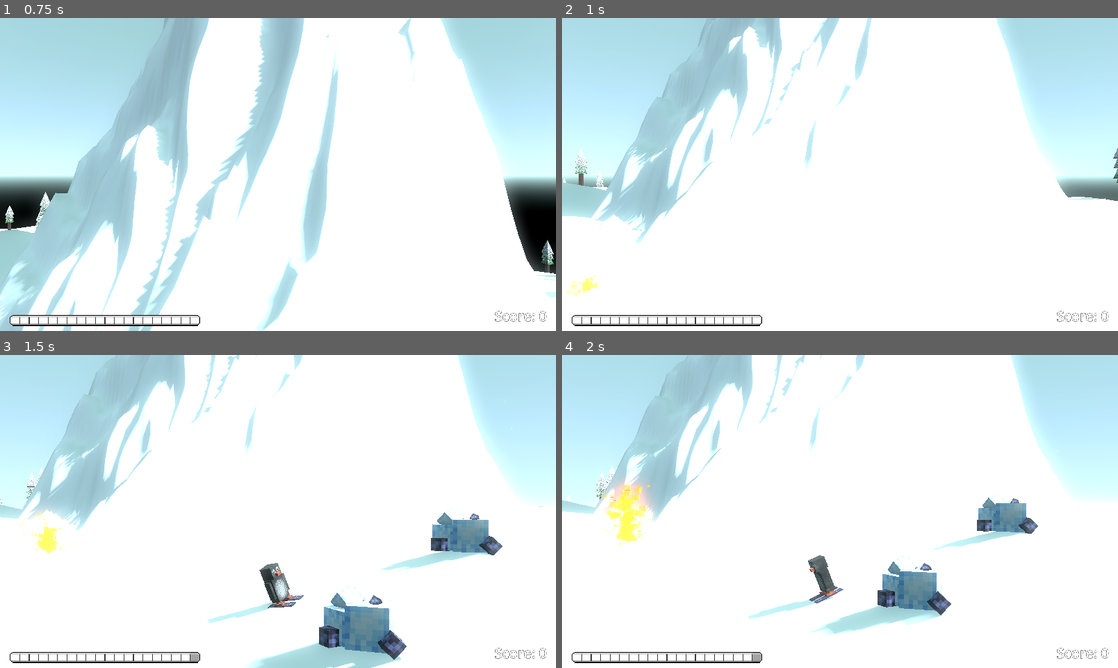
Above: before the commit, frames 1-4 (two rows, left to right).
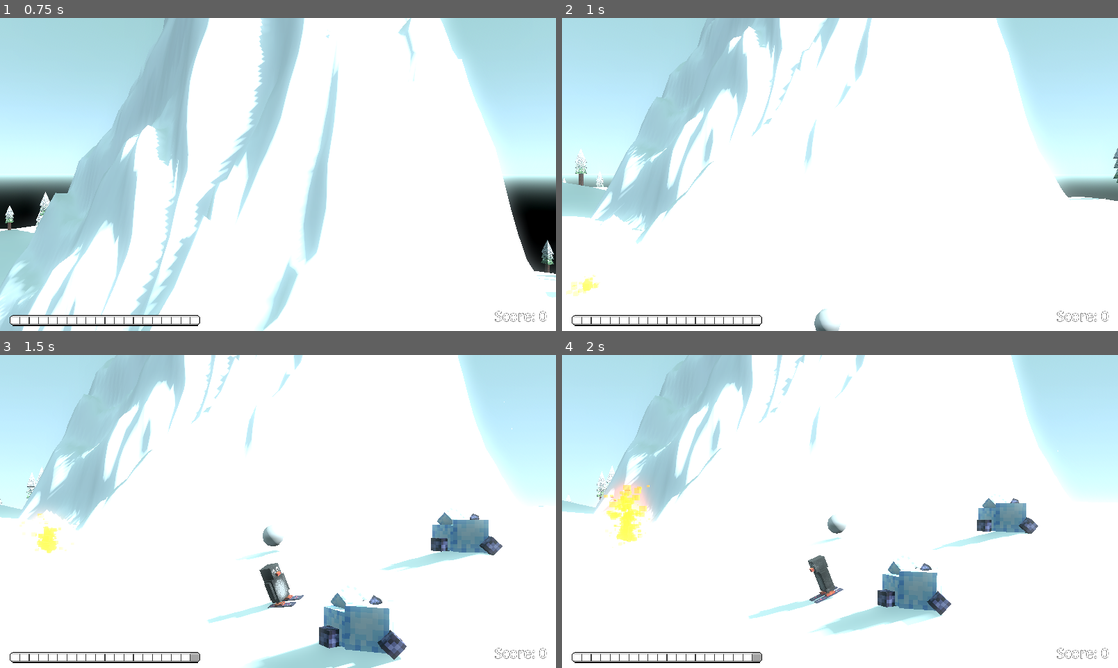
Above: after the commit, the same moments.

Repository: CodingBigTime/pencil-chisel-code-2023
Game: Godot game, scene res://scenes/ui/main_menu.tscn
Two runs of this game, one before a commit and one after it. Both use one fixed random seed, a clock stepped at 60 frames per second and the inputs below.
Inputs (mouse positions are in pixels of both pictures, inside the frame that each line leads up to):
- Up to frame 1 (0.75 s): click (66, 133) at 0.5 s
- Up to frame 2 (1 s): no input
- Up to frame 3 (1.5 s): hold D (right) from 1.28 s (still down); tap Space (boost) at 1.35 s
- Up to frame 4 (2 s): keep holding D (right)

Frame 1 is identical in both runs. In frame 2, 0.2% of the frame differs, in the area x 45-50%, y 92-100%; in frame 3, 0.2%, in the area x 43-90%, y 50-97%; in frame 4, 0.2%.

Commit message:
Add boost collectible.

Diff:
--- a/actors/player.gd
+++ b/actors/player.gd
@@ -33,8 +33,8 @@
 	boost_count_changed.emit(boost_count)
 
 
-func add_boost_count():
-	boost_count += 1
+func add_boost_count(value):
+	boost_count += value
 	boost_count_changed.emit(boost_count)
 
 
--- a/actors/player.tscn
+++ b/actors/player.tscn
@@ -19,7 +19,6 @@
 contact_monitor = true
 can_sleep = false
 script = ExtResource("1_fkmfk")
-starting_boost_count = null
 
 [node name="Area3D" type="Area3D" parent="."]
 
--- /dev/null
+++ b/objects/boost.gd
@@ -0,0 +1,9 @@
+extends Node3D
+
+const BOOST_VALUE = 3
+
+
+func _on_body_entered(body: Node):
+	if body.is_in_group("player"):
+		body.add_boost_count(BOOST_VALUE)
+	queue_free()
--- /dev/null
+++ b/objects/boost.tscn
@@ -0,0 +1,17 @@
+[gd_scene load_steps=3 format=3 uid="uid://32004prnxbjg"]
+
+[ext_resource type="Script" path="res://objects/boost.gd" id="1_n3r86"]
+
+[sub_resource type="SphereShape3D" id="SphereShape3D_teicj"]
+
+[node name="boost" type="Node3D"]
+script = ExtResource("1_n3r86")
+
+[node name="Area3D" type="Area3D" parent="."]
+
+[node name="CSGSphere3D" type="CSGSphere3D" parent="Area3D"]
+
+[node name="CollisionShape3D" type="CollisionShape3D" parent="Area3D"]
+shape = SubResource("SphereShape3D_teicj")
+
+[connection signal="body_entered" from="Area3D" to="." method="_on_body_entered"]
--- a/objects/glacier.tscn
+++ b/objects/glacier.tscn
@@ -56,7 +56,7 @@
 target_position = Vector3(2.08165e-12, -50, 2.08165e-12)
 
 [node name="CollisionShape3D" type="CollisionShape3D" parent="."]
-transform = Transform3D(1, 0, 0, 0, 1, 0, 0, 0, 1, 0, 0.262, 0)
+transform = Transform3D(1, 0, 0, 0, 1, 0, 0, 0, 1, -0.021719, 0.2617, 0.0124031)
 shape = SubResource("SphereShape3D_pvu2j")
 
 [node name="glacier" parent="." instance=ExtResource("2_0je6o")]
--- a/scenes/main.tscn
+++ b/scenes/main.tscn
@@ -14,6 +14,7 @@
 [ext_resource type="Script" path="res://scenes/trees.gd" id="12_yu1yo"]
 [ext_resource type="Script" path="res://objects/spawners/instant_spawner.gd" id="13_qygkj"]
 [ext_resource type="Script" path="res://scenes/glaciers.gd" id="14_7bx01"]
+[ext_resource type="PackedScene" uid="uid://32004prnxbjg" path="res://objects/boost.tscn" id="15_j0yn8"]
 
 [sub_resource type="GDScript" id="GDScript_1wg7g"]
 script/source = "extends Spawner
@@ -164,5 +165,8 @@
 [node name="Enemy" parent="." instance=ExtResource("4_g7cr1")]
 transform = Transform3D(1, 2.70575e-09, -2.67755e-09, 3.41061e-13, 1, 0, 0, -1.33878e-09, 1, 34.9418, -14.1823, 18.9793)
 
+[node name="boost" parent="." instance=ExtResource("15_j0yn8")]
+transform = Transform3D(1, 5.76532e-10, 2.49698e-11, -2.23539e-11, 1, -1.24232e-11, 1.1314e-11, -2.96551e-10, 1, 45.4869, -13.4737, 5.33563)
+
 [connection signal="spawn" from="tree_spawner" to="trees" method="spawn_tree"]
 [connection signal="spawn" from="glacier_spawner" to="glaciers" method="spawn_glacier"]
Not shown: 1 places in scenes/main.tscn that only renumber resources
